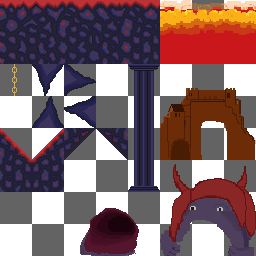
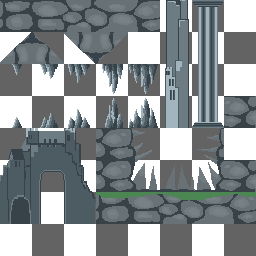
Layers edited between the first and the second 256×256 image:
hid group "Violence" (12 layers) over [0, 0, 256, 256]
hid "Layer 89", moved it into group "Violence" over [32, 63, 135, 128]
hid "Layer 90", moved it into group "Violence" over [128, 64, 160, 192]
added layer "Layer 98" above "Treachry" over [0, 128, 96, 224]
added layer "Layer 106" above "Layer 105" over [96, 192, 256, 224]
added layer "Layer 105" above "Layer 97" over [0, 0, 160, 32]
added layer "Layer 97" above "Layer 96" over [192, 0, 224, 128]
added layer "Layer 96" above "Layer 95" over [165, 0, 189, 128]
added layer "Layer 95" above "Layer 94" over [96, 32, 128, 64]
added layer "Layer 94" above "Layer 93" over [64, 32, 96, 64]
added layer "Layer 93" above "Layer 92" over [32, 32, 64, 64]
added layer "Layer 92" above "Layer 104" over [0, 32, 32, 64]
added layer "Layer 104" above "Fraud_tilemap" over [96, 96, 256, 192]
added layer "Fraud_tilemap" above "Fraud" over [12, 64, 158, 128]
hid group "Refrences" (3 layers) over [0, 173, 254, 256]
